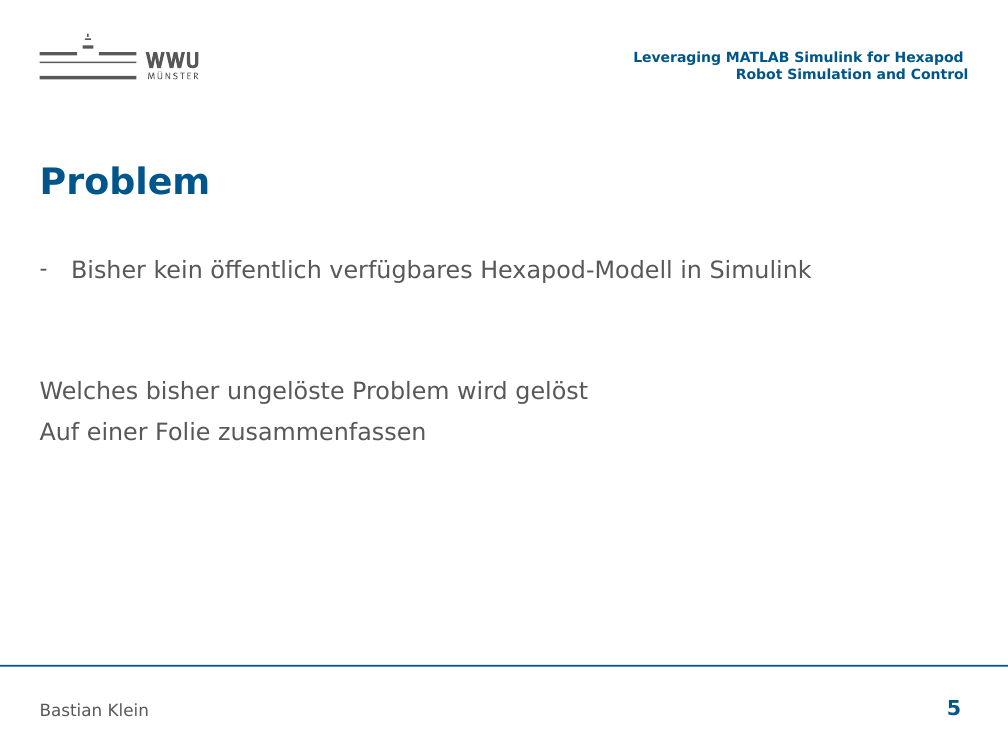
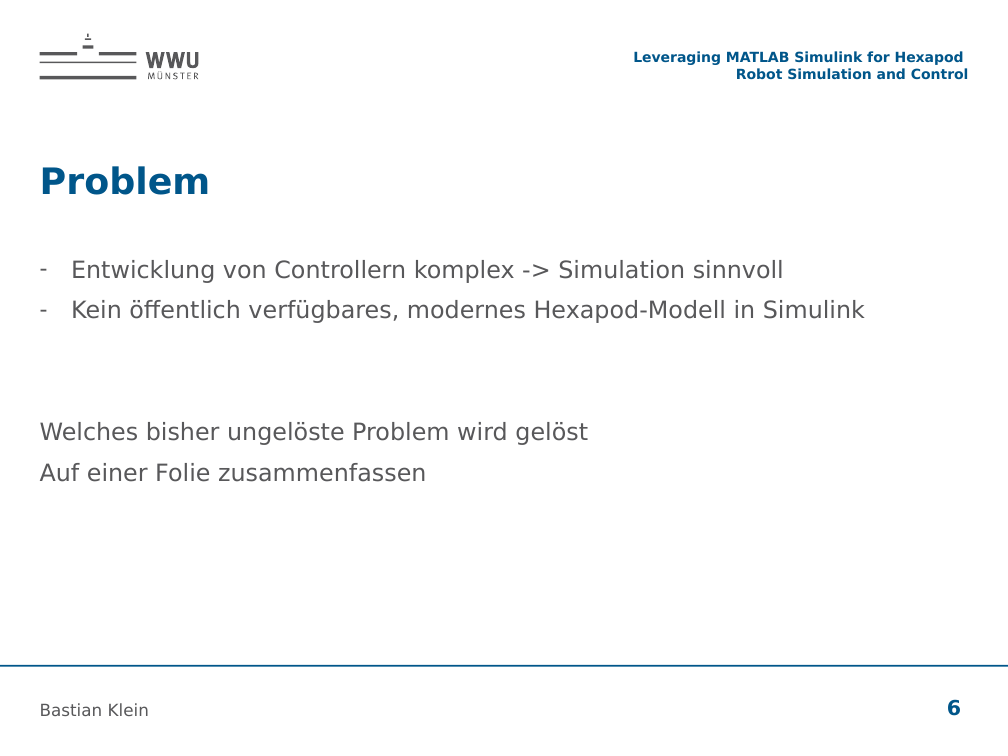
Before and after one commit to bastianklein612/Bachelor-Thesis, a slide deck: slide 6 of presentation/Zwischenvortrag.pptx (slide 5 before the commit). Drawn at 1008x756 pixels with LibreOffice and Linux fonts; fonts in the diff are those of the drawing; background and template pictures are left out. Boxes give left, top, right and bottom in pixels: in the first picture for what was removed or moved away, otherwise in the second. Text is boxed around its words. In the diff, an @@ line names an element or a change of style, - is before the commit and + after.

```diff
--- a/presentation/Zwischenvortrag.pptx
+++ b/presentation/Zwischenvortrag.pptx
@@ text at box(71, 260, 865, 323): text changed @@
-– Bisher kein öffentlich verfügbares Hexapod-Modell in Simulink
+– Entwicklung von Controllern komplex -> Simulation sinnvoll
+– Kein öffentlich verfügbares, modernes Hexapod-Modell in Simulink
@@ page number at box(947, 699, 961, 716): text changed @@
-5
+6
```
Also in this commit, not shown: 1 other slide changed, 4 slides added, 7 other files.
